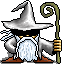
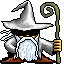
The second (64, 64) image is a revision of the first. Changes to its layers:
moved "Layer 5" above "Layer 2", painted on it over (x1=3, y1=52, x2=50, y2=59)
"Layer 1": opacity 50% → 100% over (x1=0, y1=52, x2=58, y2=64)
